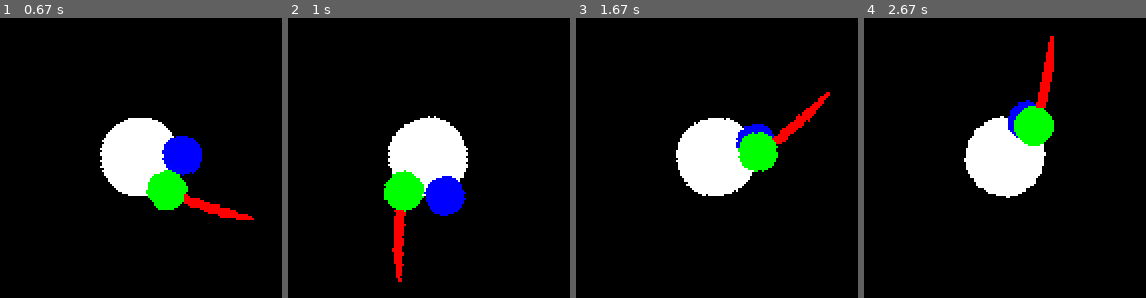
Above: before the commit, frames 1-4 (left to right).
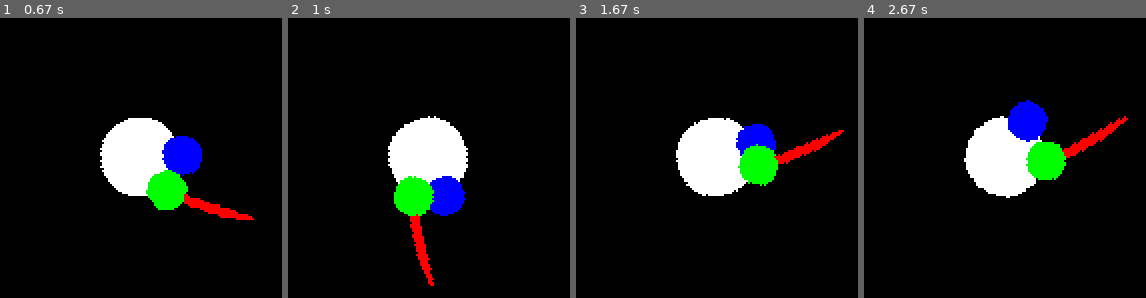
Above: after the commit, the same moments.

Repository: fjaviergb/Pygames-Hermanios
Game: pygame game, started from Sword.py
Same seed, same stepped clock (60 frames per second), same inputs: the game is played once before the commit and once after it.
Inputs (mouse positions are in pixels of both pictures, inside the frame that each line leads up to):
- Up to frame 1 (0.67 s): press the mouse at (98, 261) at 0.37 s; move the mouse to (outside the picture) at 0.47 s; release the mouse at (outside the picture) at 0.6 s
- Up to frame 2 (1 s): click (outside the picture) at 0.72 s
- Up to frame 3 (1.67 s): press the mouse at (outside the picture) at 1.03 s; move the mouse to (outside the picture) at 1.13 s; release the mouse at (outside the picture) at 1.27 s; press the mouse at (outside the picture) at 1.37 s; move the mouse to (outside the picture) at 1.47 s; release the mouse at (outside the picture) at 1.6 s
- Up to frame 4 (2.67 s): press the mouse at (outside the picture) at 1.7 s; move the mouse to (outside the picture) at 1.8 s; release the mouse at (outside the picture) at 1.93 s; press the mouse at (outside the picture) at 2.03 s; move the mouse to (outside the picture) at 2.13 s; release the mouse at (outside the picture) at 2.27 s; press the mouse at (outside the picture) at 2.37 s; move the mouse to (outside the picture) at 2.47 s; release the mouse at (outside the picture) at 2.6 s

Frame 1 is identical in both runs. In frame 2, 2.6% of the frame differs, in the area x 34-52%, y 54-96%; in frame 3, 2.8%; in frame 4, 4.6%, in the area x 53-94%, y 6-58%.

Commit message:
Archivo aprendizaje - 25/06/2020

Diff:
--- a/Sword.py
+++ b/Sword.py
@@ -103,66 +103,45 @@
         (xcursor, ycursor) = pg.mouse.get_pos()
         sen = ycursor - player.rect.centery
         cos = xcursor - player.rect.centerx
-        if cos > 0 and sen > 0:
+
+        if cos != 0:
             angle_rad = math.atan(sen / cos)
             angle_grad = angle_rad * 360 / (2 * math.pi)
-            player.angle = 270 - angle_grad
-            Rhand.angle = 270 - angle_grad
-            if button[0] != 0:
-                espada.swing = True
-                Lhand.angle = 270 - angle_grad - 90
-                espada.angle = 270 - angle_grad - 90
-            else:
-                espada.swing = False
-                Lhand.angle = 270 - angle_grad
-                espada.angle = 270 - angle_grad
 
 
-        elif cos < 0 and sen > 0:
-            angle_rad = math.atan(sen / cos)
-            angle_grad = angle_rad * 360 / (2 * math.pi)
-            player.angle = 90 - angle_grad
-            Rhand.angle = 90 - angle_grad
-            if button[0] != 0:
-                espada.swing = True
-                Lhand.angle = 90 - angle_grad - 90
-                espada.angle = 90 - angle_grad - 90
-            else:
-                espada.swing = False
-                Lhand.angle = 90 - angle_grad
-                espada.angle = 90 - angle_grad
+            if cos > 0:
+                player.angle = 270 - angle_grad
+                Rhand.angle = 270 - angle_grad
+                if button[0] != 0:
+                    espada.swing = True
+                    Lhand.angle = 270 - angle_grad - 90
+                    espada.angle = 270 - angle_grad - 90
+                else:
+                    espada.swing = False
+                    Lhand.angle = 270 - angle_grad
+                    espada.angle = 270 - angle_grad
 
-        elif cos < 0 and sen < 0:
-            angle_rad = math.atan(sen / cos)
-            angle_grad = angle_rad * 360 / (2 * math.pi)
-            player.angle = 90 - angle_grad
-            Rhand.angle = 90 - angle_grad
-            if button[0] != 0:
-                espada.swing = True
-                Lhand.angle = 90 - angle_grad - 90
-                espada.angle = 90 - angle_grad - 90
-            else:
-                espada.swing = False
-                Lhand.angle = 90 - angle_grad
-                espada.angle = 90 - angle_grad
+            elif cos < 0:
+                player.angle = 90 - angle_grad
+                Rhand.angle = 90 - angle_grad
+                if button[0] != 0:
+                    espada.swing = True
+                    Lhand.angle = 90 - angle_grad - 90
+                    espada.angle = 90 - angle_grad - 90
+                else:
+                    espada.swing = False
+                    Lhand.angle = 90 - angle_grad
+                    espada.angle = 90 - angle_grad
 
+        elif cos == 0 and sen > 0:
+            angle_grad = 0
 
-        elif cos > 0 and sen < 0:
-            angle_rad = math.atan(sen / cos)
-            angle_grad = angle_rad * 360 / (2 * math.pi)
-            player.angle = 180 + (90 - angle_grad)
-            Rhand.angle = 180 + (90 - angle_grad)
-            if button[0] != 0:
-                espada.swing = True
-                Lhand.angle = 270 - angle_grad - 90
-                espada.angle = 270 - angle_grad - 90
-            else:
-                espada.swing = False
-                Lhand.angle = 270 - angle_grad
-                espada.angle = 270 - angle_grad
+        elif cos == 0 and sen <0:
+            angle_grad = 180
 
         if event.type == pg.MOUSEBUTTONUP:
             espada.slash = True
+
 
     if cos < 0:
         if espada.swing:
@@ -174,7 +153,7 @@
             if espada.chargecount >= -20:
                 Lhand.angle = 90 - angle_grad - espada.chargecount * 90 / 30
                 espada.angle = 90 - angle_grad - espada.chargecount * 90 / 30
-                espada.chargecount -= 3
+                espada.chargecount -= 8
             else:
                 espada.slash = False
                 espada.back = True
@@ -210,6 +189,7 @@
                 espada.back = False
                 espada.chargecount = 1
 
+
     print(espada.swing, espada.slash, espada.back)
     all_sprites.update()
     bg.fill(BLACK)
